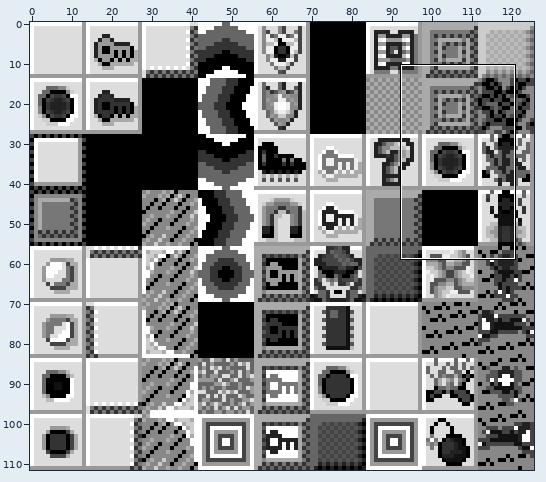
Sprite sheet -- sw/app/tworld/assets/tileset-bottom-0.png. The first picture is a wide view before the edit; the outline marks the close-up.
Close-up. Earlier state:
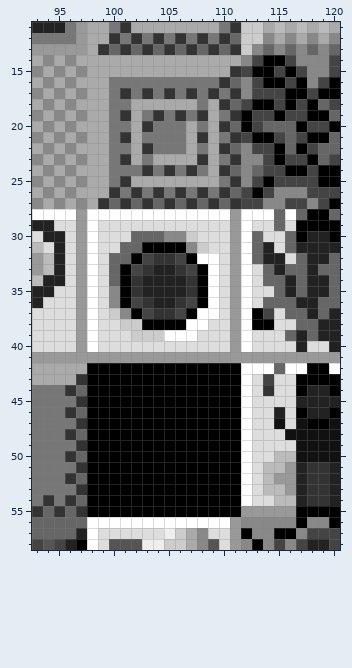
The file is 126x112 pixels. Shown: x 93..120, y 11..58.
Once edited:
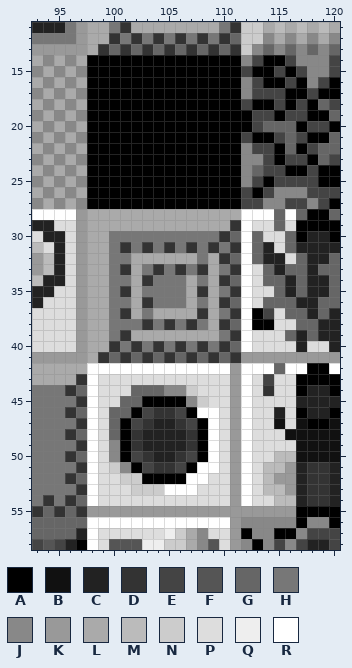
Palette (. is transparent): A #000000  B #111111  C #222222  D #333333  E #444444  F #555555  G #666666  H #777777  J #888888  K #999999  L #aaaaaa  M #bbbbbb  N #cccccc  P #dddddd  Q #eeeeee  R #ffffff
What changed:
@@ x 96..113 @@
 13 KKLDGDGDGDGDGDGDNJ
-14 JLLLLLLLLLLLLLLLJE
-15 LJLLLLLLLLLLLLLDEA
-16 JLLLHHHHHHHHHHDGJE
-17 LJLLHDHDHDHDHDHDJE
-18 JLLLHHLLLLLLHLDGEA
-19 LJLLHDLHDHDHDLHDAE
-20 JLLLHHLDHHHLHLDGAE
-21 LJLLHDLHHHHLDLHDEA
-22 JLLLHHLDHHHLHLDGJE
-23 LJLLHDLHLLLLDLHDJJ
-24 JLLLHHHDHDHDHLDGJG
-25 LJLLHDLLLLLLLLHDJE
-26 JLLLDHDHDHDHDHDGEA
-27 LJLDGDGDGDGDGDGDEE
-28 RKRRRRRRRRRRRRRKRR
-29 PKRPPPPPPPPPPPPKRP
-30 PKRPPPGGGJJNPPPKRG
-31 PKRPPGGAAAAJNPPKRG
-32 PKRPGGAEDDEARRPKRG
-33 PKRPGAEDCCDEARPKRP
-34 PKRPGADCCCCDARPKRP
-35 PKRPJADCCCCDARPKRP
-36 PKRPJAEDCCDEARPKRP
-37 PKRPNJAEDDEARRPKRA
-38 PKRPPNNAAAARRPPKRA
-39 PKRPPPNNNRRRPPPKRP
-40 PKRPPPPPPPPPPPPKRP
-41 KKKKKKKKKKKKKKKKKK
-42 LLAAAAAAAAAAAAAARR
-43 LDAAAAAAAAAAAAAARP
-44 DGAAAAAAAAAAAAAARP
-45 HDAAAAAAAAAAAAAARP
-46 DGAAAAAAAAAAAAAARP
-47 HDAAAAAAAAAAAAAARP
-48 DGAAAAAAAAAAAAAARP
-49 HDAAAAAAAAAAAAAARP
-50 DGAAAAAAAAAAAAAARP
-51 HDAAAAAAAAAAAAAARP
-52 DGAAAAAAAAAAAAAARP
-53 HDAAAAAAAAAAAAAARP
-54 DGAAAAAAAAAAAAAARP
-55 GDAAAAAAAAAAAAAAKK
+14 JLAAAAAAAAAAAAAAJE
+15 LJAAAAAAAAAAAAAAEA
+16 JLAAAAAAAAAAAAAAJE
+17 LJAAAAAAAAAAAAAAJE
+18 JLAAAAAAAAAAAAAAEA
+19 LJAAAAAAAAAAAAAAAE
+20 JLAAAAAAAAAAAAAAAE
+21 LJAAAAAAAAAAAAAAEA
+22 JLAAAAAAAAAAAAAAJE
+23 LJAAAAAAAAAAAAAAJJ
+24 JLAAAAAAAAAAAAAAJG
+25 LJAAAAAAAAAAAAAAJE
+26 JLAAAAAAAAAAAAAAEA
+27 LJAAAAAAAAAAAAAAEE
+28 RKLLLLLLLLLLLLLLRR
+29 PKLLLLLLLLLLLLLDRP
+30 PKLLHHHHHHHHHHDGRG
+31 PKLLHDHDHDHDHDHDRG
+32 PKLLHHLLLLLLHLDGRG
+33 PKLLHDLHDHDHDLHDRP
+34 PKLLHHLDHHHLHLDGRP
+35 PKLLHDLHHHHLDLHDRP
+36 PKLLHHLDHHHLHLDGRP
+37 PKLLHDLHLLLLDLHDRA
+38 PKLLHHHDHDHDHLDGRA
+39 PKLLHDLLLLLLLLHDRP
+40 PKLLDHDHDHDHDHDGRP
+41 KKLDGDGDGDGDGDGDKK
+42 LLRRRRRRRRRRRRRKRR
+43 LDRPPPPPPPPPPPPKRP
+44 DGRPPPGGGJJNPPPKRP
+45 HDRPPGGAAAAJNPPKRP
+46 DGRPGGAEDDEARRPKRP
+47 HDRPGAEDCCDEARPKRP
+48 DGRPGADCCCCDARPKRP
+49 HDRPJADCCCCDARPKRP
+50 DGRPJAEDCCDEARPKRP
+51 HDRPNJAEDDEARRPKRP
+52 DGRPPNNAAAARRPPKRP
+53 HDRPPPNNNRRRPPPKRP
+54 DGRPPPPPPPPPPPPKRP
+55 GDKKKKKKKKKKKKKKKK
 56 GGRRRRRRRRRRRRRKJJ
Pixel boxes of the changes (left, top, right, bottom) in both close-ups:
changed: (87, 55, 241, 517)
